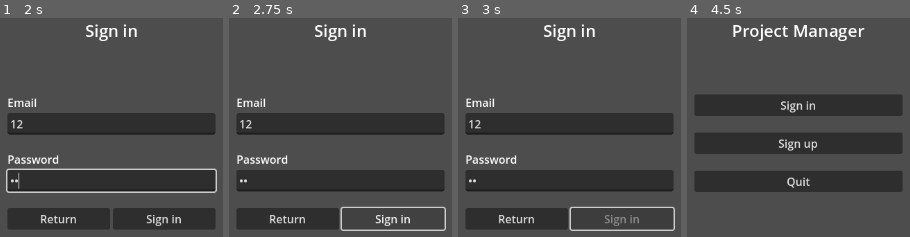
Above: before the commit, frames 1-4 (left to right).
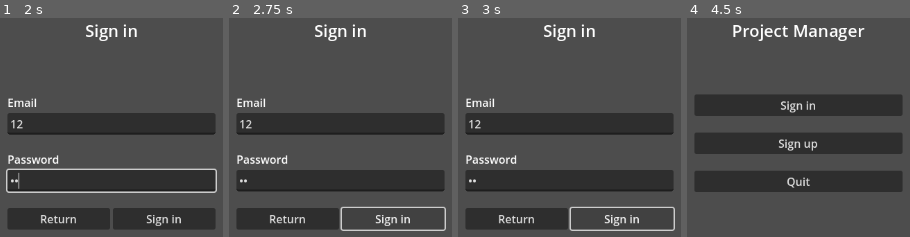
Above: after the commit, the same moments.

Repository: Z1HEd/ProjectManager
Game: Godot game, scene res://Scenes/Screens/WelcomeScreen.tscn
Two runs of this game, one before a commit and one after it. Both use one fixed random seed, a clock stepped at 60 frames per second and the inputs below.
Inputs (mouse positions are in pixels of both pictures, inside the frame that each line leads up to):
- Up to frame 1 (2 s): click "Sign in" at 0.5 s; click (111, 123) at 1.27 s; type "12" at 1.35 s; click (111, 180) at 1.5 s; type "12" at 1.58 s
- Up to frame 2 (2.75 s): click "Sign in" at 2 s
- Up to frame 3 (3 s): click "Sign in" at 2.75 s
- Up to frame 4 (4.5 s): click (852, 219) at 3.5 s, where only the run after the commit has a clickable "Sign in"; click "Return" at 4.25 s

Frames 1-2 are identical in both runs. In frame 3, 0.3% of the frame differs, in the area x 65-82%, y 89-95%; in frame 4, nothing differs.

Commit message:
role-aware summary UI, leaving the project

Diff:
--- a/Scenes/Elements/ProjectMember.tscn
+++ b/Scenes/Elements/ProjectMember.tscn
@@ -16,7 +16,6 @@
 grow_vertical = 2
 theme = ExtResource("1_i61au")
 script = ExtResource("2_j5aft")
-uid = null
 
 [node name="Panel" type="Panel" parent="."]
 layout_mode = 1
--- a/Scenes/Popups/AddMemberPopup.tscn
+++ b/Scenes/Popups/AddMemberPopup.tscn
@@ -1,7 +1,7 @@
 [gd_scene load_steps=4 format=3 uid="uid://cua184qg6p7w1"]
 
 [ext_resource type="Theme" uid="uid://b5c65h2sk3h6q" path="res://Resources/BaseTheme.tres" id="1_5aau7"]
-[ext_resource type="Script" uid="uid://0bjvompwuy8k" path="res://Scripts/Controllers/AddMemberPopupController.gd" id="2_tomxh"]
+[ext_resource type="Script" uid="uid://0bjvompwuy8k" path="res://Scripts/UI Elements/AddMemberPopup.gd" id="2_tomxh"]
 [ext_resource type="Texture2D" uid="uid://b1a8yfepo4p76" path="res://Assets/Icons/Cancel.png" id="3_ihhju"]
 
 [node name="AddMemberPopup" type="Control"]
@@ -58,6 +58,7 @@
 unique_name_in_owner = true
 custom_minimum_size = Vector2(32, 0)
 layout_mode = 2
+theme_type_variation = &"TransparentButton"
 icon = ExtResource("3_ihhju")
 expand_icon = true
 
--- /dev/null
+++ b/Scenes/Popups/ConfirmActionPopup.tscn
@@ -0,0 +1,84 @@
+[gd_scene load_steps=3 format=3 uid="uid://d0dkwp5o4ktnt"]
+
+[ext_resource type="Theme" uid="uid://b5c65h2sk3h6q" path="res://Resources/BaseTheme.tres" id="1_5aau7"]
+[ext_resource type="Script" uid="uid://dcdb5k6yg1rl4" path="res://Scripts/UI Elements/ConfirmActionPopup.gd" id="2_8upa0"]
+
+[node name="ConfirmActionPopup" type="Control"]
+layout_mode = 3
+anchors_preset = 15
+anchor_right = 1.0
+anchor_bottom = 1.0
+grow_horizontal = 2
+grow_vertical = 2
+theme = ExtResource("1_5aau7")
+script = ExtResource("2_8upa0")
+
+[node name="Panel" type="Panel" parent="."]
+layout_mode = 1
+anchors_preset = 15
+anchor_right = 1.0
+anchor_bottom = 1.0
+grow_horizontal = 2
+grow_vertical = 2
+theme_type_variation = &"TransparentPanel"
+
+[node name="CenterContainer" type="CenterContainer" parent="."]
+layout_mode = 1
+anchors_preset = 15
+anchor_right = 1.0
+anchor_bottom = 1.0
+grow_horizontal = 2
+grow_vertical = 2
+
+[node name="PanelContainer" type="PanelContainer" parent="CenterContainer"]
+custom_minimum_size = Vector2(275, 225)
+layout_mode = 2
+
+[node name="MarginContainer" type="MarginContainer" parent="CenterContainer/PanelContainer"]
+layout_mode = 2
+theme_override_constants/margin_left = 10
+theme_override_constants/margin_top = 10
+theme_override_constants/margin_right = 10
+theme_override_constants/margin_bottom = 10
+
+[node name="VBoxContainer" type="VBoxContainer" parent="CenterContainer/PanelContainer/MarginContainer"]
+layout_mode = 2
+theme_override_constants/separation = 20
+
+[node name="Title" type="Label" parent="CenterContainer/PanelContainer/MarginContainer/VBoxContainer"]
+unique_name_in_owner = true
+layout_mode = 2
+size_flags_horizontal = 3
+text = "Title"
+horizontal_alignment = 1
+
+[node name="Description" type="RichTextLabel" parent="CenterContainer/PanelContainer/MarginContainer/VBoxContainer"]
+unique_name_in_owner = true
+layout_mode = 2
+size_flags_vertical = 3
+theme_override_font_sizes/normal_font_size = 14
+text = "Description"
+fit_content = true
+horizontal_alignment = 1
+
+[node name="HBoxContainer" type="HBoxContainer" parent="CenterContainer/PanelContainer/MarginContainer/VBoxContainer"]
+layout_mode = 2
+
+[node name="ConfirmButton" type="Button" parent="CenterContainer/PanelContainer/MarginContainer/VBoxContainer/HBoxContainer"]
+unique_name_in_owner = true
+custom_minimum_size = Vector2(85, 0)
+layout_mode = 2
+text = "Confirm"
+
+[node name="ButtonSeparator" type="Control" parent="CenterContainer/PanelContainer/MarginContainer/VBoxContainer/HBoxContainer"]
+unique_name_in_owner = true
+layout_mode = 2
+size_flags_horizontal = 3
+
+[node name="CancelButton" type="Button" parent="CenterContainer/PanelContainer/MarginContainer/VBoxContainer/HBoxContainer"]
+unique_name_in_owner = true
+custom_minimum_size = Vector2(85, 0)
+layout_mode = 2
+text = "Cancel"
+
+[connection signal="pressed" from="CenterContainer/PanelContainer/MarginContainer/VBoxContainer/HBoxContainer/ConfirmButton" to="." method="_on_button_pressed"]
--- a/Scenes/Screens/MainMenu.tscn
+++ b/Scenes/Screens/MainMenu.tscn
@@ -106,6 +106,7 @@
 grow_vertical = 2
 
 [node name="ProjectsList" parent="HBoxContainer/TabArea/UnactiveTabs" instance=ExtResource("4_f35bi")]
+unique_name_in_owner = true
 layout_mode = 1
 offset_left = 1.0
 offset_right = 1.0
--- a/Scenes/Tabs/Overview.tscn
+++ b/Scenes/Tabs/Overview.tscn
@@ -1,12 +1,14 @@
-[gd_scene load_steps=8 format=3 uid="uid://be2eddut3my3o"]
+[gd_scene load_steps=10 format=3 uid="uid://be2eddut3my3o"]
 
 [ext_resource type="Theme" uid="uid://b5c65h2sk3h6q" path="res://Resources/BaseTheme.tres" id="1_ldptw"]
 [ext_resource type="Script" uid="uid://dokg8nckqdweu" path="res://Scripts/Controllers/ProjectOverviewController.gd" id="2_jc0vq"]
 [ext_resource type="Texture2D" uid="uid://br8rkbtn1g5gs" path="res://Assets/Icons/Settings.png" id="3_aqjdb"]
 [ext_resource type="Texture2D" uid="uid://djjvnfdhjc7hh" path="res://Assets/Icons/Refresh.png" id="3_jc0vq"]
 [ext_resource type="PackedScene" uid="uid://dpfndmvh84h6s" path="res://Scenes/Elements/ProjectMember.tscn" id="4_fbbme"]
+[ext_resource type="Texture2D" uid="uid://c6dwxp5ds04we" path="res://Assets/Icons/Leave.png" id="5_kvoca"]
 [ext_resource type="Texture2D" uid="uid://cker0pjkpktwo" path="res://Assets/Icons/Add.png" id="5_lrxk1"]
 [ext_resource type="PackedScene" uid="uid://cua184qg6p7w1" path="res://Scenes/Popups/AddMemberPopup.tscn" id="7_lrxk1"]
+[ext_resource type="PackedScene" uid="uid://d0dkwp5o4ktnt" path="res://Scenes/Popups/ConfirmActionPopup.tscn" id="9_ojhqf"]
 
 [node name="Overview" type="Control"]
 layout_mode = 3
@@ -90,7 +92,9 @@
 icon = ExtResource("3_jc0vq")
 expand_icon = true
 
-[node name="MenuButton" type="MenuButton" parent="MarginContainer/VBoxContainer/HFlowContainer/MarginContainer/PanelContainer/MarginContainer/VBoxContainer/HBoxContainer"]
+[node name="ProjectSettings" type="MenuButton" parent="MarginContainer/VBoxContainer/HFlowContainer/MarginContainer/PanelContainer/MarginContainer/VBoxContainer/HBoxContainer"]
+unique_name_in_owner = true
+visible = false
 custom_minimum_size = Vector2(32, 32)
 layout_mode = 2
 size_flags_vertical = 4
@@ -101,6 +105,14 @@
 popup/item_0/id = 0
 popup/item_1/text = "Delete Project"
 popup/item_1/id = 1
+
+[node name="LeaveButton" type="Button" parent="MarginContainer/VBoxContainer/HFlowContainer/MarginContainer/PanelContainer/MarginContainer/VBoxContainer/HBoxContainer"]
+unique_name_in_owner = true
+custom_minimum_size = Vector2(32, 0)
+layout_mode = 2
+theme_type_variation = &"TransparentButton"
+icon = ExtResource("5_kvoca")
+expand_icon = true
 
 [node name="ProjectDescription" type="RichTextLabel" parent="MarginContainer/VBoxContainer/HFlowContainer/MarginContainer/PanelContainer/MarginContainer/VBoxContainer"]
 unique_name_in_owner = true
@@ -139,6 +151,7 @@
 text = "Members: "
 
 [node name="AddMemberButton" type="Button" parent="MarginContainer/VBoxContainer/HFlowContainer/MarginContainer2/PanelContainer/MarginContainer/VBoxContainer/HBoxContainer"]
+unique_name_in_owner = true
 custom_minimum_size = Vector2(32, 32)
 layout_mode = 2
 theme_type_variation = &"TransparentButton"
@@ -158,5 +171,11 @@
 visible = false
 layout_mode = 1
 
+[node name="ConfirmActionPopup" parent="." instance=ExtResource("9_ojhqf")]
+unique_name_in_owner = true
+visible = false
+layout_mode = 1
+
 [connection signal="pressed" from="MarginContainer/VBoxContainer/HFlowContainer/MarginContainer/PanelContainer/MarginContainer/VBoxContainer/HBoxContainer/RefreshButton" to="." method="refresh_project"]
+[connection signal="pressed" from="MarginContainer/VBoxContainer/HFlowContainer/MarginContainer/PanelContainer/MarginContainer/VBoxContainer/HBoxContainer/LeaveButton" to="." method="_on_leave_button_pressed"]
 [connection signal="pressed" from="MarginContainer/VBoxContainer/HFlowContainer/MarginContainer2/PanelContainer/MarginContainer/VBoxContainer/HBoxContainer/AddMemberButton" to="." method="_on_add_member_button_pressed"]
--- a/Scenes/Tabs/ProjectsList.tscn
+++ b/Scenes/Tabs/ProjectsList.tscn
@@ -146,6 +146,7 @@
 fit_content = true
 
 [node name="OpenButton" type="Button" parent="HBoxContainer/MarginContainer/MarginContainer/VBoxContainer"]
+unique_name_in_owner = true
 custom_minimum_size = Vector2(85, 0)
 layout_mode = 2
 size_flags_horizontal = 0
--- a/Scripts/Controllers/MainMenuController.gd
+++ b/Scripts/Controllers/MainMenuController.gd
@@ -5,6 +5,7 @@
 @onready var active_tab = %ActiveTab
 @onready var unactive_tabs = %UnactiveTabs
 @onready var summary_tab : Tab = %Summary
+@onready var projects_list_tab : Tab = %ProjectsList
 
 func _ready():
 
@@ -15,6 +16,7 @@
 
 	var _on_project_closed = func():
 		dashboard.set_project_buttons_enabled(false)
+		open_tab(projects_list_tab)
 
 	CurrentProject.project_opened.connect(_on_project_opened)
 	CurrentProject.project_closed.connect(_on_project_closed)
@@ -23,9 +25,9 @@
 	if active_tab.get_child_count() ==0:
 		return
 
-	active_tab.get_child(0)._on_close()
+	active_tab.get_child(0).close()
 
 	active_tab.get_child(0).reparent(unactive_tabs)
 	tab.reparent(active_tab)
 
-	tab._on_open()
+	tab.open()
--- a/Scripts/Controllers/NotificationsController.gd
+++ b/Scripts/Controllers/NotificationsController.gd
@@ -9,10 +9,10 @@
 
 var selected_id := -1
 
-func _on_open():
+func open():
 	refresh_notification_list()
 
-func _on_close():
+func close():
 	pass
 
 func refresh_notification_list():
--- a/Scripts/Controllers/ProfileController.gd
+++ b/Scripts/Controllers/ProfileController.gd
@@ -1,7 +1 @@
 extends Tab
-
-func _on_open():
-	pass
-
-func _on_close():
-	pass
--- a/Scripts/Controllers/ProjectOverviewController.gd
+++ b/Scripts/Controllers/ProjectOverviewController.gd
@@ -2,19 +2,28 @@
 
 @onready var members_list = %MembersContainer
 @onready var project_name = %ProjectName
-@onready var refresh_button = %RefreshButton
 @onready var project_description = %ProjectDescription
 @onready var error_message = %ErrorMessage
+
+@onready var refresh_button = %RefreshButton
+@onready var leave_project_button = %LeaveButton
+@onready var project_settings_button = %ProjectSettings
+@onready var add_member_button = %AddMemberButton
+
 @onready var add_member_popup = %AddMemberPopup
+@onready var confirm_action_popup : ConfirmActionPopup = %ConfirmActionPopup
 
 @export var member_control_prefab = preload("res://Scenes/Elements/ProjectMember.tscn")
 
-func _on_open():
+func open():
 	refresh_project()
 
 var pid
 func refresh_project():
 	refresh_button.disabled = true
+	leave_project_button.visible = false
+	project_settings_button.visible = false
+	add_member_button.visible = false
 	project_name.text = "Loading..."
 	project_description.text = ""
 	for old_member in members_list.get_children():
@@ -38,6 +47,10 @@
 	project_name.text = CurrentProject.project_name
 	project_description.text = CurrentProject.project_description
 
+	leave_project_button.visible = CurrentProject.user_role != "owner"
+	project_settings_button.visible = CurrentProject.user_role == "owner"
+	add_member_button.visible =  CurrentProject.user_role == "owner"
+
 	for member_uid in CurrentProject.members.keys():
 		var member_control = member_control_prefab.instantiate() as ProjectMember
 		# Call deffered because needs to set children's properties,
@@ -47,8 +60,25 @@
 				member_uid,
 				CurrentProject.members[member_uid]
 		)
+		member_control.call_deferred(
+			"set_more_button_visible",
+			CurrentProject.user_role == "owner"
+		)
 		members_list.add_child(member_control)
 
 
 func _on_add_member_button_pressed() -> void:
 	add_member_popup.visible = true
+
+
+func _on_leave_button_pressed() -> void:
+
+	var _on_confirm = func():
+		ProjectService.remove_member(CurrentProject.pid,Session.uid)
+		CurrentProject.clear()
+
+
+	confirm_action_popup.set_info("Leave Project?",
+		"You can join this project again, if the owner invites you.")
+	confirm_action_popup.set_callbacks(_on_confirm)
+	confirm_action_popup.visible = true
--- a/Scripts/Controllers/ProjectsListController.gd
+++ b/Scripts/Controllers/ProjectsListController.gd
@@ -7,20 +7,21 @@
 @onready var project_name = $HBoxContainer/MarginContainer/MarginContainer/VBoxContainer/Name
 @onready var project_member_count = $HBoxContainer/MarginContainer/MarginContainer/VBoxContainer/MemberCount
 @onready var project_description = $HBoxContainer/MarginContainer/MarginContainer/VBoxContainer/Description
+@onready var open_project_button = %OpenButton
 
 var projects : Dictionary = {}
 var projects_details = []
 var selected_id := -1
 
-func _on_open():
+func open():
 	refresh_projects()
 
 func refresh_projects():
-
 	error_message.text = ""
 	item_list.clear()
 	selected_id = -1
 	refresh_button.disabled = true
+	open_project_button.disabled = true
 	project_name.text = ""
 	project_description.text = ""
 	project_member_count.text = ""
@@ -39,12 +40,17 @@
 
 	projects_to_read = projects.size()
 
+	if projects_to_read == 0:
+		refresh_button.disabled = false
+		return
+
 	var _on_success = func(project : Dictionary):
 		projects_details.append(project)
 		item_list.add_item(project.get("name"))
 		projects_to_read -= 1
 		if projects_to_read == 0:
 			refresh_button.disabled = false
+			open_project_button.disabled = false
 
 	var _on_fail = func(err_msg : String):
 		refresh_button.disabled = false
--- a/Scripts/Controllers/Tab.gd
+++ b/Scripts/Controllers/Tab.gd
@@ -1,8 +1,8 @@
 extends Control
 class_name Tab
 
-func _on_open():
+func open():
 	pass
 
-func _on_close():
+func close():
 	pass
--- a/Scripts/Services/ProjectService.gd
+++ b/Scripts/Services/ProjectService.gd
@@ -2,7 +2,8 @@
 class_name ProjectService
 
 # Note: users have a list of ids and roles of projects they are in
-# to speed up project list lookup
+# to speed up project list lookup.
+# no project delete if failed to write to users- this is not crucial.
 
 static func create_project(project_name: String, description: String, on_success: Callable, on_fail: Callable) -> int:
 	var url = "%s/projects.json?auth=%s" % [Firebase.project_db_url, Session.id_token]
@@ -52,3 +53,12 @@
 		on_success.call(response)
 
 	return Firebase.send_request(url, HTTPClient.METHOD_GET, {}, [], _on_success, on_fail)
+
+static func remove_member(project_id: String, user_id: String, on_success: Callable = func(_res):pass, on_fail: Callable = func(_err):pass) -> void:
+	var payload = {}
+	payload["projects/%s/members/%s" % [project_id, user_id]] = null
+	payload["users/%s/projects/%s" % [user_id, project_id]] = null
+
+	var root_patch_url = "%s/.json?auth=%s" % [Firebase.project_db_url.trim_suffix("/"), Session.id_token]
+
+	return Firebase.send_request(root_patch_url, HTTPClient.METHOD_PATCH, payload, [], on_success, on_fail)
--- a/Scripts/Singletons/FirebaseManager.gd
+++ b/Scripts/Singletons/FirebaseManager.gd
@@ -6,7 +6,7 @@
 signal request_fail(request_id: int, error_msg)
 
 @export var api_key: String = "AIzaSyAYDWyOf_ctpewELcbabKZnQ191V5BYg5Y"
-@export var project_db_url: String = "https://projectmanager-39d37-default-rtdb.europe-west1.firebasedatabase.app/" # no trailing slash
+@export var project_db_url: String = "https://projectmanager-39d37-default-rtdb.europe-west1.firebasedatabase.app/"
 
 var http: HTTPRequest
 var is_busy: bool = false
@@ -168,23 +168,26 @@
 		var already_retried = _current_request.get("retried", false)
 
 		if !is_perm_error or already_retried:
+			is_busy = false
+			_current_request = {}
+			emit_signal("request_fail", id, err_msg)
+			emit_signal("request_concluded")
 			fail_cb.call(err_msg)
-			emit_signal("request_fail", id, err_msg)
+			_process_next()
 			return
 
-		var _on_refresh_success = func(_response):
+		var _on_refresh_success = func():
 			_current_request["retried"] = true
 			_send_current_request()
 
 		var _on_refresh_fail = func(err):
 			# refresh failed -> call original fail callback
 			var fail_msg = "token_refresh_failed: %s" % str(err)
-			if fail_cb and fail_cb is Callable:
-				fail_cb.call(fail_msg)
-			emit_signal("request_fail", id, fail_msg)
 			is_busy = false
 			_current_request = {}
 			emit_signal("request_concluded")
+			emit_signal("request_fail", id, fail_msg)
+			fail_cb.call(fail_msg)
 			_process_next()
 
 		Session.ensure_fresh_token(_on_refresh_success, _on_refresh_fail)
--- a/Scripts/Singletons/UserSession.gd
+++ b/Scripts/Singletons/UserSession.gd
@@ -51,7 +51,6 @@
 		on_fail.call("no_refresh_token")
 		return -1
 
-	print("refreshing a token...")
 	var refresh_url = "https://securetoken.googleapis.com/v1/token?key=%s" % Firebase.api_key
 	var refresh_body = "grant_type=refresh_token&refresh_token=%s" % str(refresh_token)
 	var refresh_headers = ["Content-Type: application/x-www-form-urlencoded"]
@@ -61,7 +60,6 @@
 			on_fail.call("invalid_refresh_response")
 			return
 
-		print("token refreshed!")
 		update_from_response(parsed)
 
 		on_success.call(parsed)
--- /dev/null
+++ b/Scripts/UI Elements/ConfirmActionPopup.gd
@@ -0,0 +1,36 @@
+extends Control
+class_name ConfirmActionPopup
+
+@onready var title = %Title
+@onready var description = %Description
+@onready var confirm_button = %ConfirmButton
+@onready var cancel_button = %CancelButton
+@onready var button_separator = %ButtonSeparator
+
+func set_info(title_text:String, description_text:String):
+	title.text = title_text
+	description.text = description_text
+
+func set_callbacks(on_confirm: Callable = func(_res):pass, on_cancel : Callable = func(_res):pass):
+
+	var _on_confirm_pressed = func():
+		on_confirm.call()
+		visible = false
+
+	var _on_cancel_pressed = func():
+		on_cancel.call()
+		visible = false
+
+	for connection in confirm_button.pressed.get_connections():
+		confirm_button.pressed.disconnect(connection["callable"])
+	for connection in cancel_button.pressed.get_connections():
+		cancel_button.pressed.disconnect(connection["callable"])
+
+	confirm_button.pressed.connect(_on_confirm_pressed)
+	cancel_button.pressed.connect(_on_cancel_pressed)
+
+func set_buttons_visible(confirm_visible:bool, cancel_visible:bool):
+	confirm_button.visible = confirm_visible
+	cancel_button.visible = cancel_visible
+
+	button_separator.visible = confirm_visible and cancel_visible
--- a/Scripts/UI Elements/MemberControl.gd
+++ b/Scripts/UI Elements/MemberControl.gd
@@ -21,3 +21,6 @@
 		display_name.text = err_msg
 
 	UserService.get_display_name(uid,_on_success,_on_fail)
+
+func set_more_button_visible(value: bool):
+	more_button.visible = value
Binary file added: Assets/Icons/Leave.png
Not shown, added: Assets/Icons/Leave.png.import
Renamed: Scripts/Controllers/AddMemberPopupController.gd -> Scripts/UI Elements/AddMemberPopup.gd
Renamed: Scripts/Controllers/AddMemberPopupController.gd.uid -> Scripts/UI Elements/AddMemberPopup.gd.uid
Not shown, added: Scripts/UI Elements/ConfirmActionPopup.gd.uid
